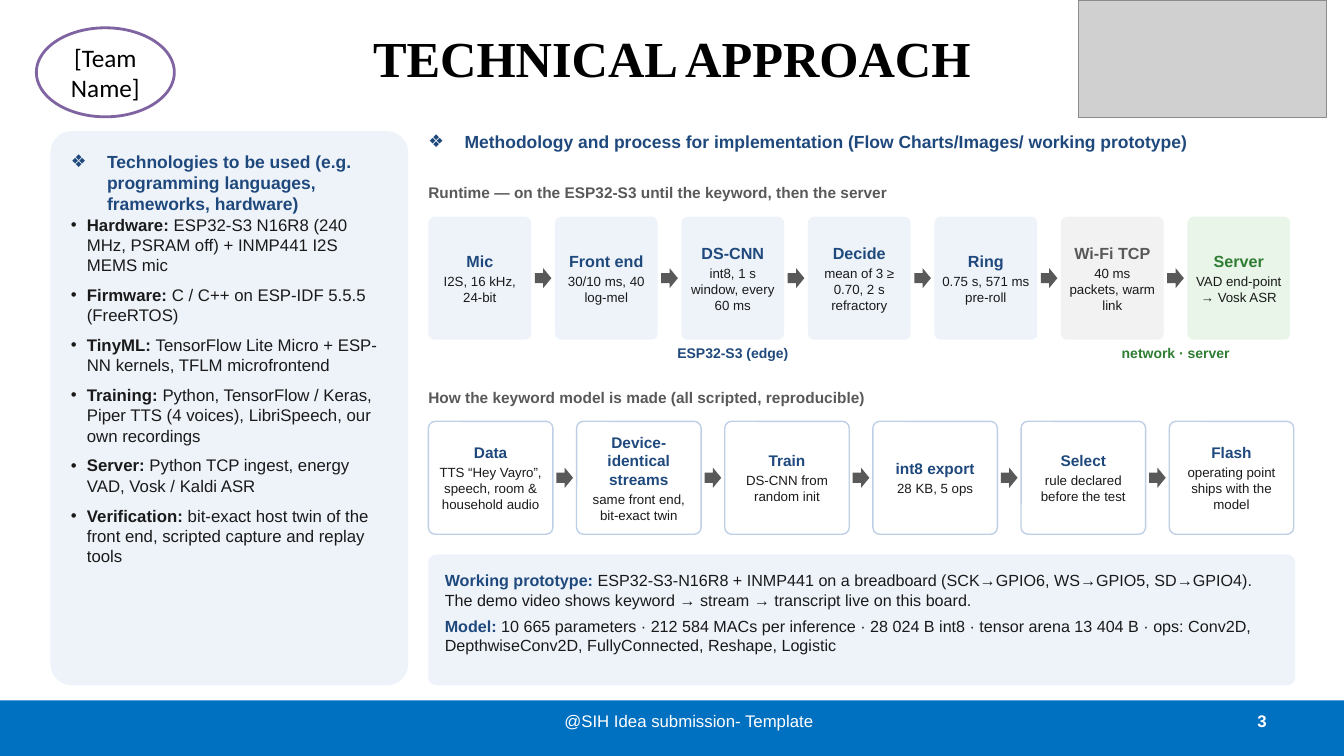
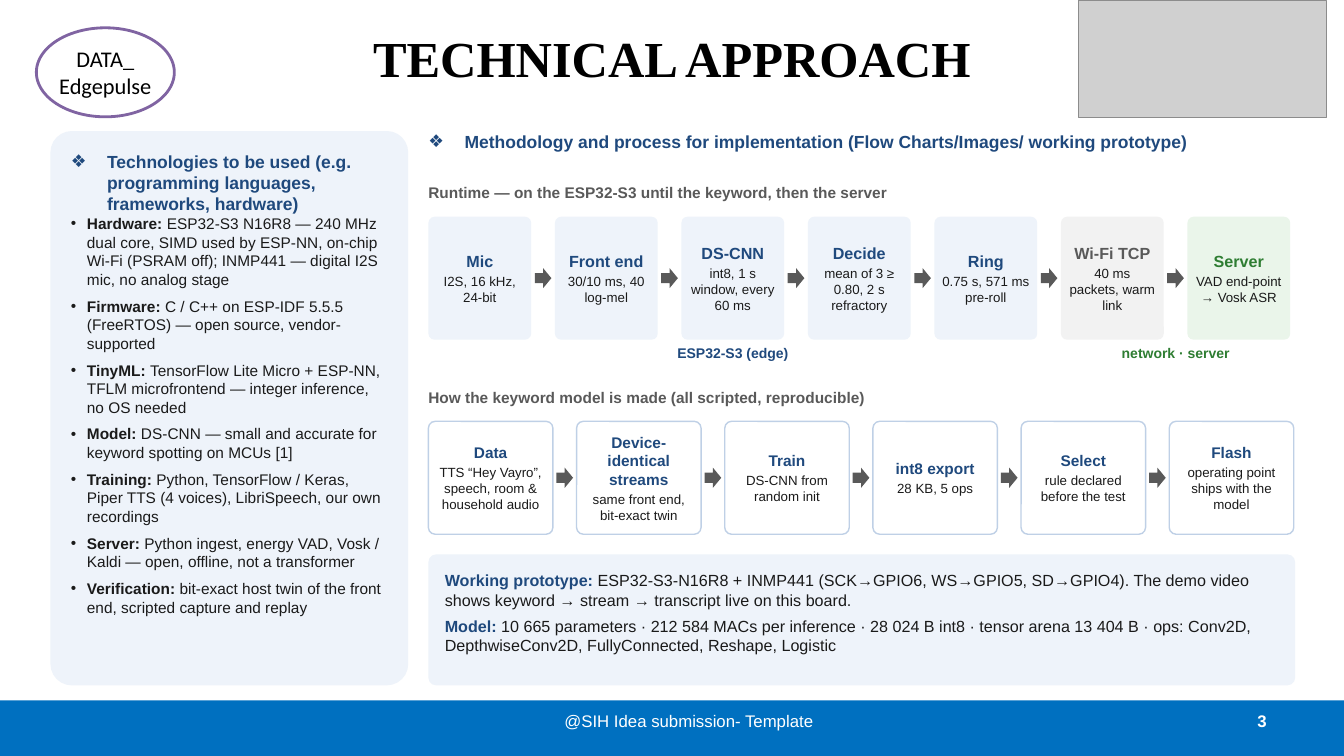
Before and after one commit to Kartikinfinity/vayro-edge-voice-activator, a slide deck: slide 3 of docs/submission/PS26172_SIH2026_Idea.pptx. Drawn at 1344x756 pixels with LibreOffice and Linux fonts; fonts in the diff are those of the drawing; grey boxes stand for pictures. Boxes give left, top, right and bottom in pixels: in the first picture for what was removed or moved away, otherwise in the second. Text is boxed around its words. In the diff, an @@ line names an element or a change of style, - is before the commit and + after.

```diff
--- a/docs/submission/PS26172_SIH2026_Idea.pptx
+++ b/docs/submission/PS26172_SIH2026_Idea.pptx
@@ text in ellipse at (x1=59, y1=52, x2=151, y2=98): text changed; size 18 to 16 pt @@
-[Team Name]
+DATA_
+Edgepulse
@@ text in rounded rectangle at (x1=87, y1=218, x2=381, y2=462): text changed; size 12 to 11 pt @@
-• Hardware: ESP32-S3 N16R8 (240 MHz, PSRAM off) + INMP441 I2S MEMS mic
-• Firmware: C / C++ on ESP-IDF 5.5.5 (FreeRTOS)
-• TinyML: TensorFlow Lite Micro + ESP-NN kernels, TFLM microfrontend
+• Hardware: ESP32-S3 N16R8 — 240 MHz dual core, SIMD used by ESP-NN, on-chip Wi-Fi (PSRAM off); INMP441 — digital I2S mic, no analog stage
+• Firmware: C / C++ on ESP-IDF 5.5.5 (FreeRTOS) — open source, vendor-supported
+• TinyML: TensorFlow Lite Micro + ESP-NN, TFLM microfrontend — integer inference, no OS needed
+• Model: DS-CNN — small and accurate for keyword spotting on MCUs [1]
@@ text in rounded rectangle at (x1=824, y1=268, x2=887, y2=313): text changed @@
-mean of 3 ≥ 0.70, 2 s refractory
+mean of 3 ≥ 0.80, 2 s refractory
@@ text in rounded rectangle at (x1=87, y1=474, x2=380, y2=525): size 12 to 11 pt in "Training: Python, TensorFlow / Keras, Piper TTS ..."; less space between paragraphs @@
@@ text in rounded rectangle at (x1=87, y1=538, x2=381, y2=616): text changed; size 12 to 11 pt @@
-• Server: Python TCP ingest, energy VAD, Vosk / Kaldi ASR
-• Verification: bit-exact host twin of the front end, scripted capture and replay tools
+• Server: Python ingest, energy VAD, Vosk / Kaldi — open, offline, not a transformer
+• Verification: bit-exact host twin of the front end, scripted capture and replay
@@ text in rounded rectangle at (x1=445, y1=574, x2=1250, y2=610): text changed @@
-Working prototype: ESP32-S3-N16R8 + INMP441 on a breadboard (SCK→GPIO6, WS→GPIO5, SD→GPIO4). The demo video shows keyword → stream → transcript live on this board.
+Working prototype: ESP32-S3-N16R8 + INMP441 (SCK→GPIO6, WS→GPIO5, SD→GPIO4). The demo video shows keyword → stream → transcript live on this board.
```
Also in this commit, not shown: 5 other slides changed, 11 other files.
